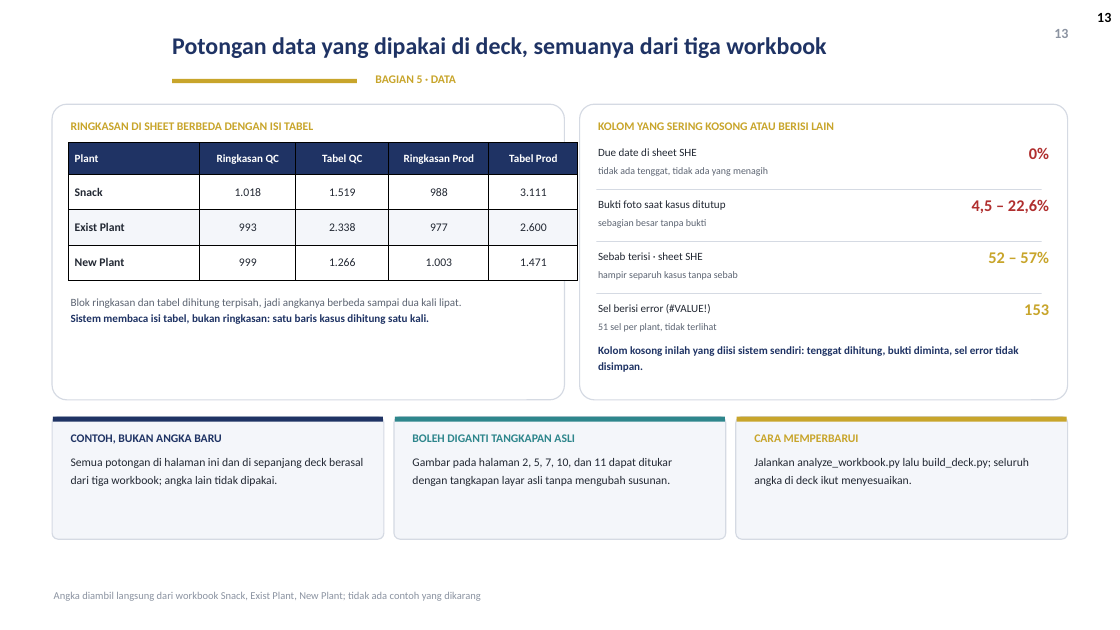
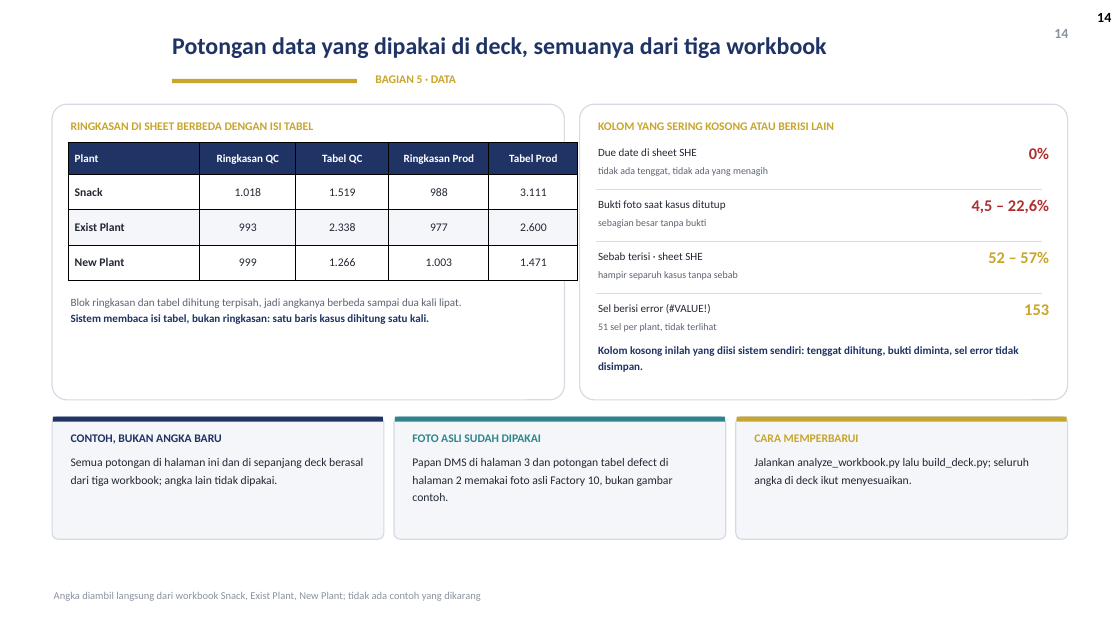
Before and after one commit to GalaxyDust/DailyMonitoringSystem_App, a slide deck: slide 14 of docs/DMS_Digitalisasi_v1.pptx (slide 13 before the commit). Drawn at 1120x630 pixels with LibreOffice and Linux fonts; fonts in the diff are those of the drawing; background and template pictures are left out. Boxes give left, top, right and bottom in pixels: in the first picture for what was removed or moved away, otherwise in the second. Text is boxed around its words. In the diff, an @@ line names an element or a change of style, - is before the commit and + after.

Commit message:
docs(ppt): pakai foto asli papan DMS Factory 10 dan rapikan tata letak slide

```diff
--- a/docs/DMS_Digitalisasi_v1.pptx
+++ b/docs/DMS_Digitalisasi_v1.pptx
@@ text at (1054, 29, 1068, 38): text changed @@
-13
+14
@@ page number at (1097, 13, 1111, 22): text changed @@
-13
+14
@@ text at (412, 434, 541, 442): text changed @@
-BOLEH DIGANTI TANGKAPAN ASLI
+FOTO ASLI SUDAH DIPAKAI
@@ text at (412, 458, 673, 501): text changed @@
-Gambar pada halaman 2, 5, 7, 10, dan 11 dapat ditukar dengan tangkapan layar asli tanpa mengubah susunan.
+Papan DMS di halaman 3 dan potongan tabel defect di halaman 2 memakai foto asli Factory 10, bukan gambar contoh.
```
Also in this commit, not shown: 12 other slides changed, 1 slide added, 4 other files.
